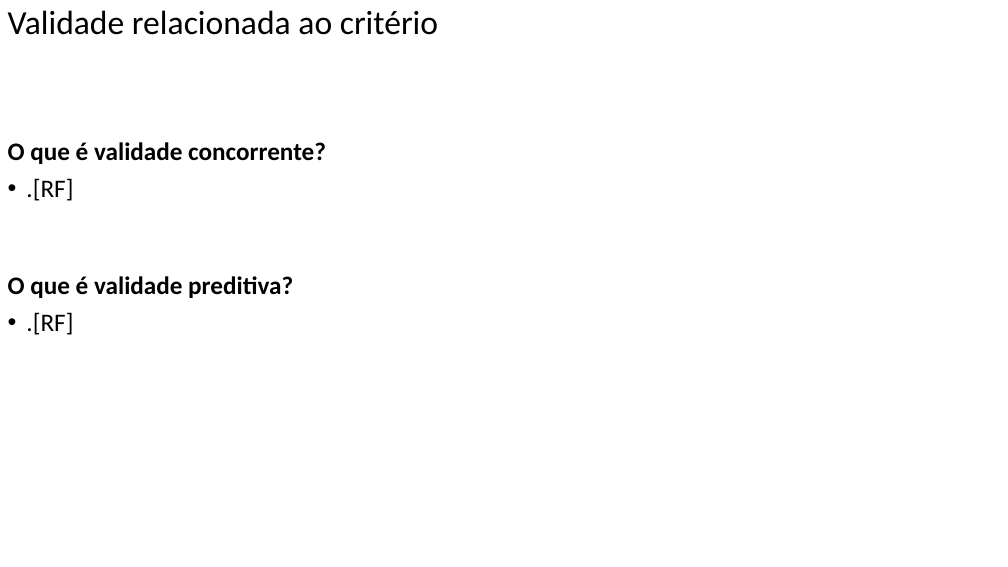
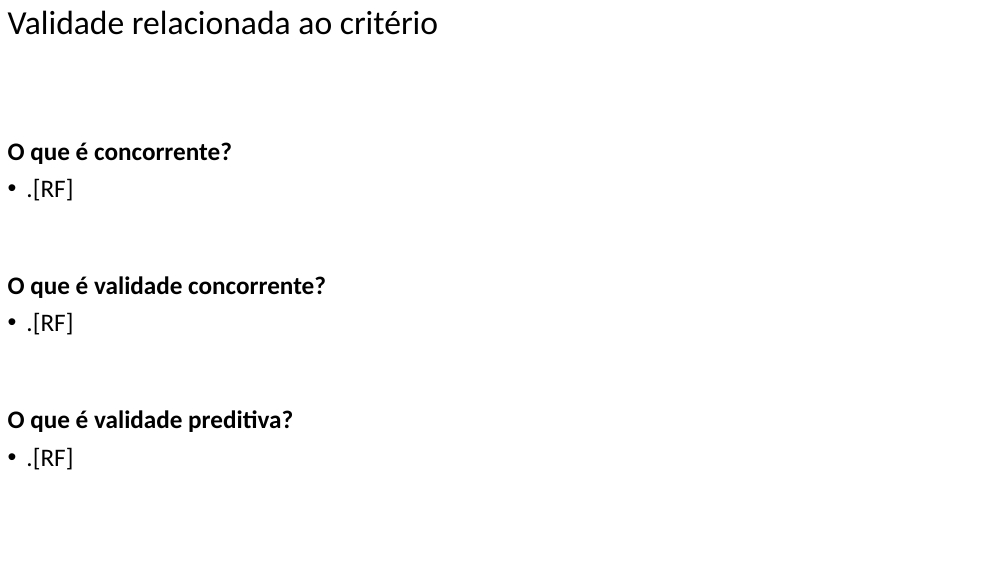
Before and after one commit to FerreiraAS/Ciencia-com-R, a slide deck: slide 149 of docs/Ciencia-com-R.pptx (slide 146 before the commit). Drawn at 1008x567 pixels with LibreOffice and Linux fonts; fonts in the diff are those of the drawing. Boxes give left, top, right and bottom in pixels: in the first picture for what was removed or moved away, otherwise in the second. Text is boxed around its words. In the diff, an @@ line names an element or a change of style, - is before the commit and + after.

```diff
--- a/docs/Ciencia-com-R.pptx
+++ b/docs/Ciencia-com-R.pptx
@@ text at bbox=[8, 142, 232, 201]: paragraphs added @@
+O que é concorrente?
+• .[RF]
```
Also in this commit, not shown: 5 other slides changed, 3 slides added, 58 other files.
